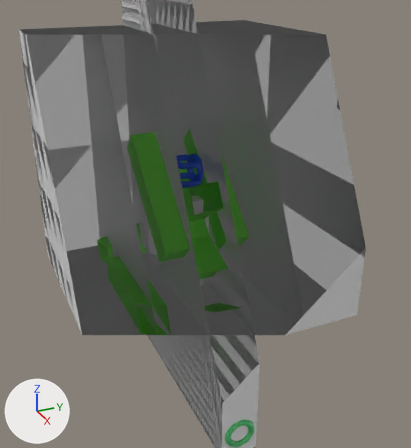
Two versions of the glTF model resources/gltf/Demo.glb, one commit apart.
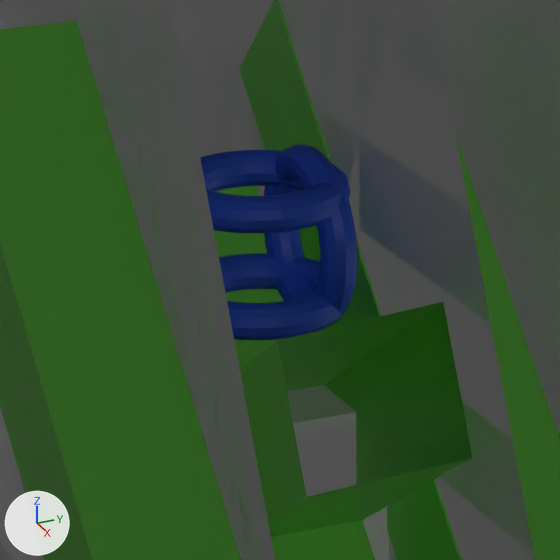
There are two pictures of each version: one from a 50 mm camera at (39.16, -15.98, 14.71) aimed at (2.18, 0.66, -3.77), one close up on the part from 34% to 58% of the width and 29% to 50% of the height. Every picture has the same lights, and +X, +Y and +Z are marked at lower left. Everything nearer to the camera than a plane just in front of the edit is cut away. Where no turn or scale is listed for an object, it has been applied to the vertices.
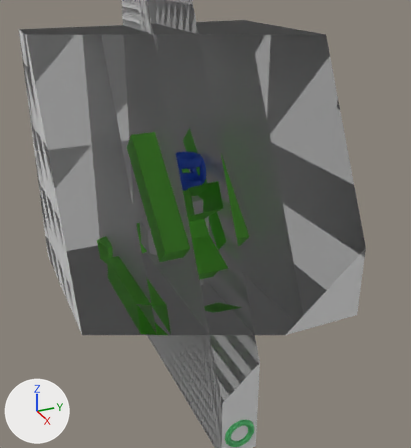
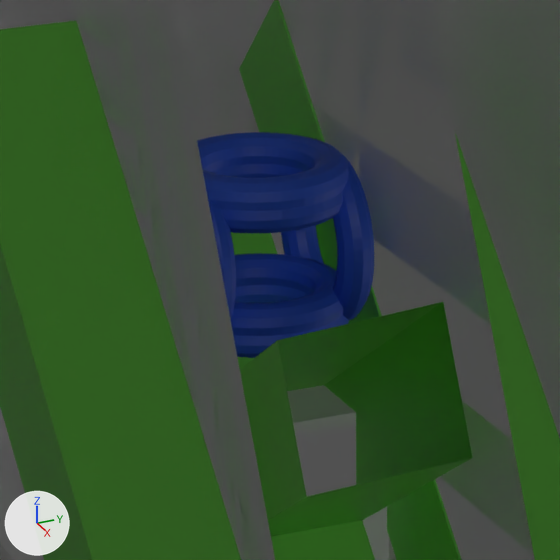
Commit message: use more spawn object to catch ball

What differs and where, as boxes (x1, y1, x2, y2) in the close-ups (560 x 560 px):
'spawn.011', added (blue): after (197, 132, 349, 211)
'spawn.002', moved (not visible afterwards): before (264, 145, 357, 323)
'spawn', moved (not visible before): after (281, 153, 374, 321)
'spawn.008', moved: before (221, 255, 319, 339); after (233, 285, 349, 358)
'spawn.009', added (blue): after (208, 199, 236, 319)

Patch to the scene script:
```diff
--- a/resources/gltf/Demo.glb.py
+++ b/resources/gltf/Demo.glb.py
@@ ob_spawn_002 @@
 ob_spawn_002 = bpy.data.objects.new('spawn.002', me_torus_005)
-ob_spawn_002.location = (0.0, 0.75, 0.0)
+ob_spawn_002.location = (0.0, 1.0, 0.0)
@@ ob_spawn @@
 ob_spawn = bpy.data.objects.new('spawn', me_torus_004)
-ob_spawn.location = (0.0, 0.75, 0.0)
+ob_spawn.location = (0.0, 1.0, 0.0)
@@ ob_spawn_008 @@
 ob_spawn_008 = bpy.data.objects.new('spawn.008', me_torus_018)
-ob_spawn_008.location = (0.0, 0.0, -0.75)
+ob_spawn_008.location = (0.0, 0.0, -1.0)
@@ ob_spawn_011 @@
+ob_spawn_011 = bpy.data.objects.new('spawn.011', me_torus_018.copy())  # the mesh of ob_spawn_008
+ob_spawn_011.location = (0.0, 0.0, 1.0)
@@ ob_spawn_009 @@
+ob_spawn_009 = bpy.data.objects.new('spawn.009', me_torus_004.copy())  # the mesh of ob_spawn
+ob_spawn_009.location = (0.0, -1.0, 0.0)
```
